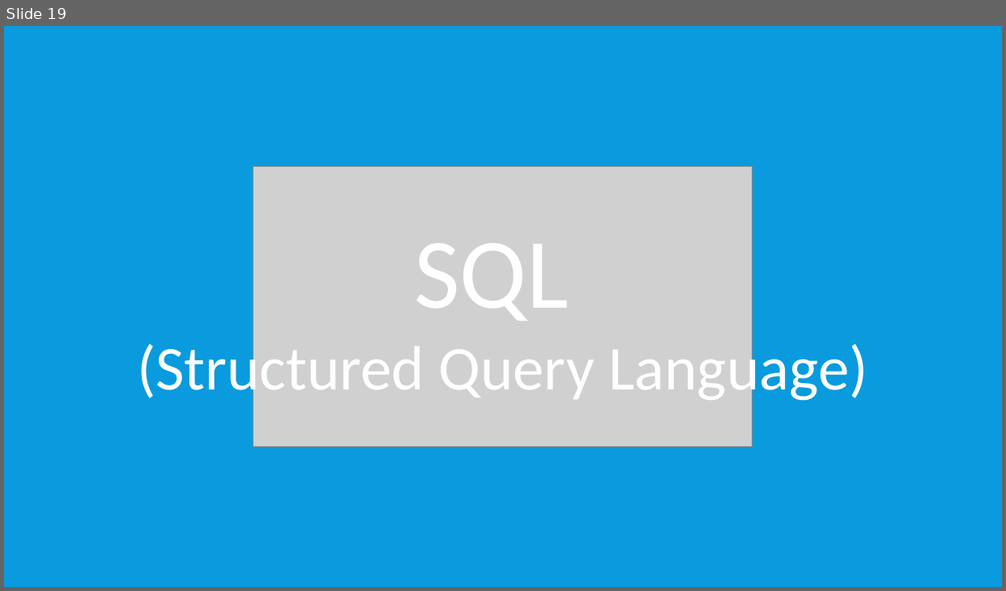
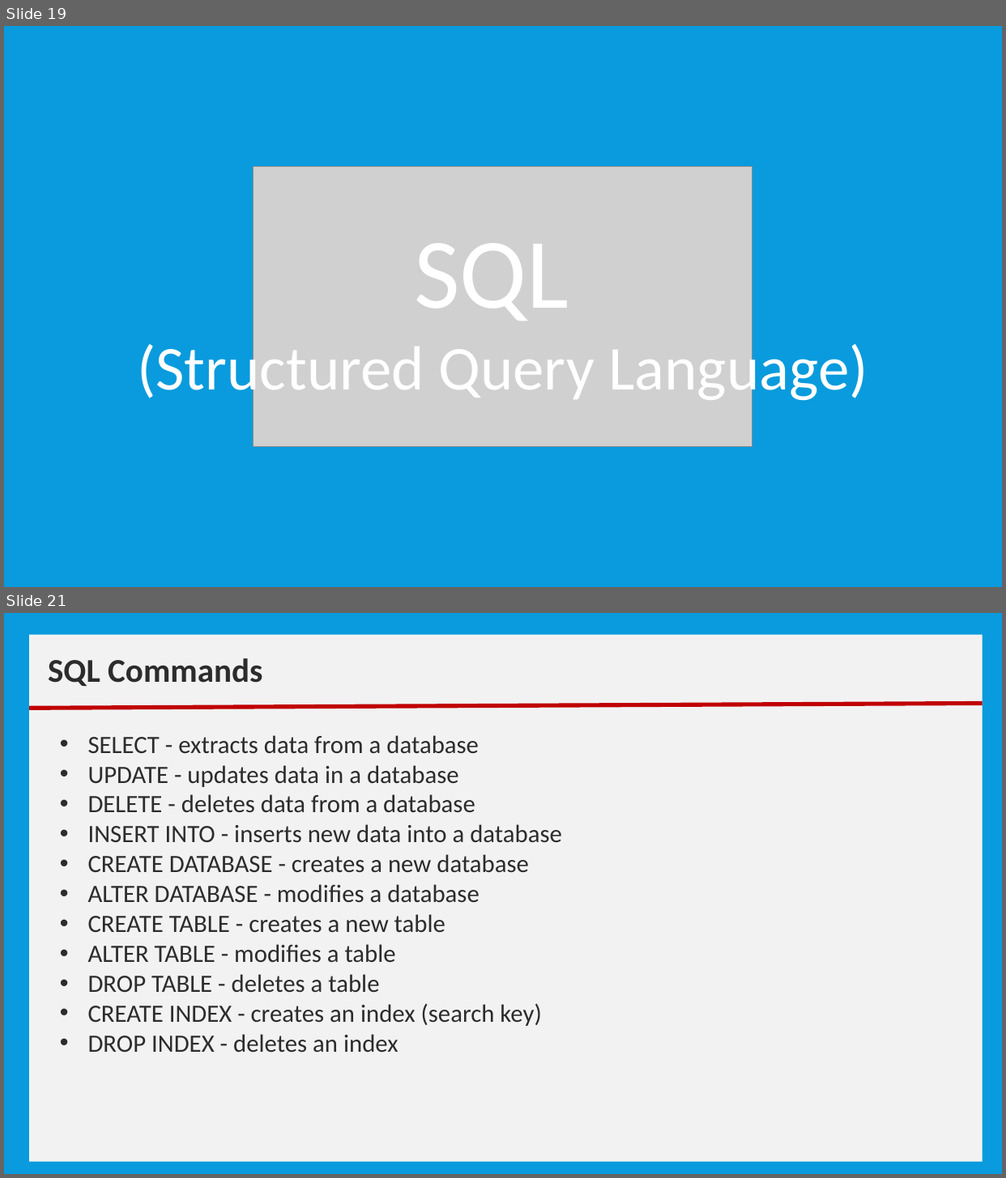
Before and after one commit to nmsgit1234/TechnicalDocs, a slide deck: training/core_java/12_Training_CoreJava_Datbase_Fundamentals.pptx. Shown one above the other, each under a label of ours: slide 19 before the commit, slides 19 and 21 after it; the slides between them are not shown. The pictures are 1006x591 and 1006x1178 pixels, drawn with LibreOffice and Linux fonts; fonts in the diff are those of the drawing; grey boxes stand for pictures. Boxes give left, top, right and bottom in pixels: in the first picture for what was removed or moved away, otherwise in the second. Text is boxed around its words. In the diff, an @@ line names an element or a change of style, - is before the commit and + after.

Commit message:
updated for database basics

```diff
--- a/training/core_java/12_Training_CoreJava_Datbase_Fundamentals.pptx
+++ b/training/core_java/12_Training_CoreJava_Datbase_Fundamentals.pptx
@@ slide 21 added at [4, 613, 1002, 1174], background #099BDD @@
@@ rectangle added at [29, 635, 982, 1162], fill #F2F2F2 @@
@@ text added at [48, 658, 262, 686], 32 pt, text #2C2C2C, bold @@
+SQL Commands
@@ line added from (29, 708) to (982, 704), #C00000 4 pt @@
@@ text added at [88, 735, 562, 1053], 24 pt, text #2C2C2C @@
+• SELECT - extracts data from a database
+• UPDATE - updates data in a database
+• DELETE - deletes data from a database
+• INSERT INTO - inserts new data into a database
+• CREATE DATABASE - creates a new database
+• ALTER DATABASE - modifies a database
+• CREATE TABLE - creates a new table
+• ALTER TABLE - modifies a table
+• DROP TABLE - deletes a table
+• CREATE INDEX - creates an index (search key)
+• DROP INDEX - deletes an index
```
Also in this commit, not shown: 1 slide changed, 27 other slides added, 16 slides removed, 1 other file.
